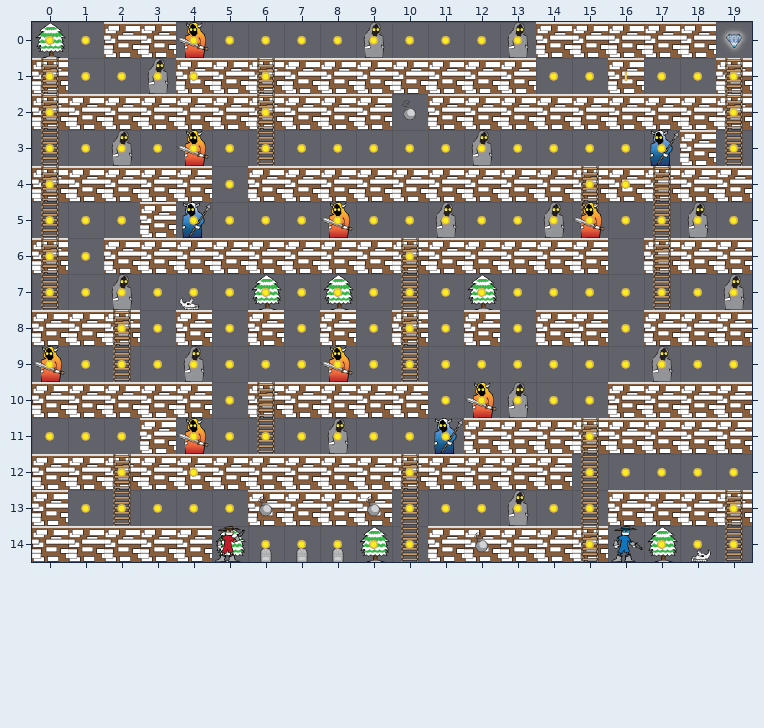
Level history. Tiled map: Tiled/level8.tmx. This is how it looked before the edit.
Cells are 50x50 px. Shown: x 0..19, y 0..14.
And afterwards:
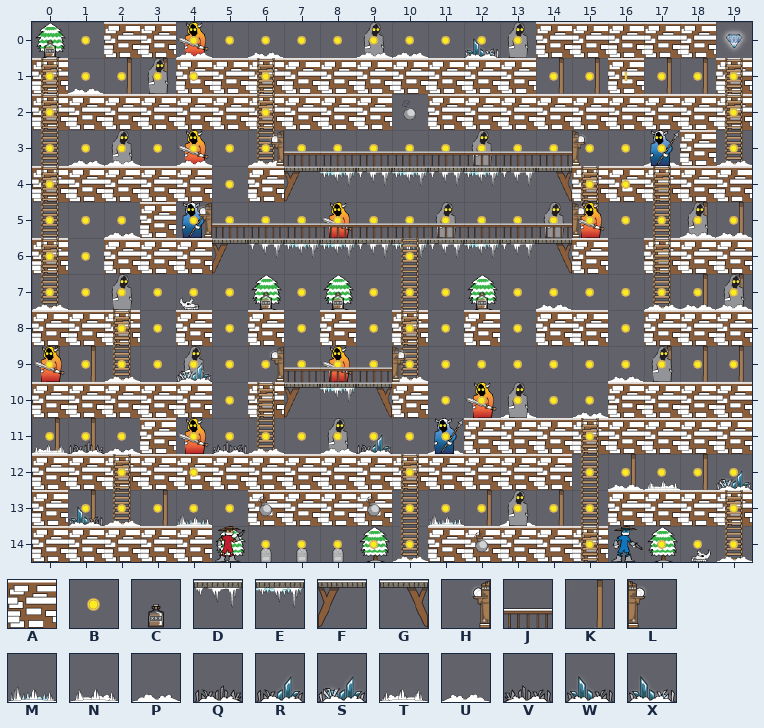
Key: from "bandit_spritesheet": A 50, B 66, C 116, D 201, E 202, F 211, G 229, H 264, J 282, K 318, L 336, M 349, N 350, P 351, Q 353, R 354, S 356, T 368, U 369, V 371, W 372, X 373.
_ is an empty cell.
Changes in this commit:
Layer "Blocks":
y 4: x 7..14 AAAAAAAA -> FEDEDEDG
y 6: x 5..14 AAAAAAAAAA -> FDEEDEDEDG
y 10: x 7..9 AAA -> FEG
Layer "Back":
y 0: x 6 _ -> U
y 1: x 2..3 __ -> KK; x 14..15 __ -> KK; x 17..18 __ -> KK
y 3: x 6 _ -> P; x 17 _ -> U
y 5: x 18..19 __ -> KK
y 7: x 18..19 __ -> KK
y 9: x 0..1 __ -> KK; x 10 _ -> P; x 17..19 ___ -> KKK
y 10: x 13 _ -> P; x 15 _ -> P
y 11: x 0..2 ___ -> KKP; x 5 _ -> V; x 11 _ -> U
y 12: x 16..19 ____ -> KNKS
y 13: x 1 _ -> K; x 3..4 __ -> KM; x 11..14 ____ -> MKUK
Layer "Coins":
y 0: x 0 B -> C
y 7: x 6 B -> C; x 8 B -> C; x 12 B -> C
Layer "Front":
y 0: x 4 _ -> P; x 9..10 __ -> PP; x 12 _ -> X
y 1: x 1 _ -> U
y 3: x 1..2 __ -> PP; x 4 _ -> P; x 6..15 __________ -> HJJJJJJJJL; x 19 _ -> P
y 5: x 2 _ -> P; x 4..15 ____________ -> HJJJJJJJJJJL; x 18..19 __ -> UU
y 7: x 0 _ -> P; x 14 _ -> U; x 17..19 ___ -> PUU
y 9: x 2 _ -> P; x 4 _ -> S; x 6..10 _____ -> HJJJL; x 16 _ -> U
y 11: x 0..1 __ -> TQ; x 6 _ -> P; x 8..9 __ -> PR
y 12: x 16 _ -> U
y 13: x 1..2 __ -> WP
y 14: x 10 _ -> P; x 19 _ -> P
